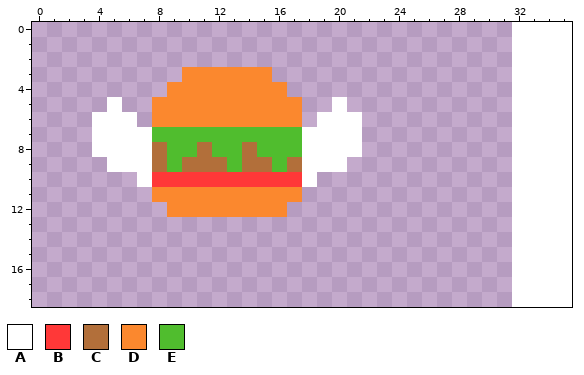
Pixel-art sprite, stored at assets/flappyburger.png. Above, as it was before the edit.
The file is 32x32 pixels. The old version is drawn lined up with the new one, on the new canvas.
Palette (. is transparent): A #ffffff  B #ff3838  C #b26f3a  D #fb882e  E #50bd2e
Pixels before, first column x 4:
 3 ......DDDDDD......
 4 .....DDDDDDDD.....
 5 .A..DDDDDDDDDD..A.
 6 AAA.DDDDDDDDDD.AAA
 7 AAAAEEEEEEEEEEAAAA
 8 AAAACEECEECEEEAAAA
 9 .AAACECCCECCECAAA.
10 ...ABBBBBBBBBBA...
11 ....DDDDDDDDDD....
12 .....DDDDDDDD.....
The result:
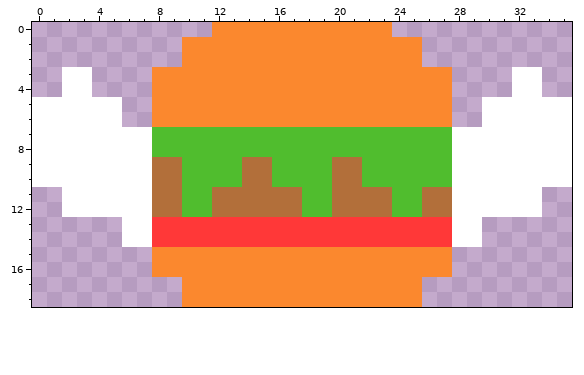
Difference:
canvas 32x32 -> 36x19, the old top-left corner now at 0,-6 (the part of the old canvas that was cut away was empty and is not shown)
The edit adds colour A in rows 3 to 4 at x 2 to 3 and 32 to 33; in row 5 at x 0 to 4 and 30 to 35; in row 6 at x 0 to 3 and 30 to 35; in rows 7 to 8 at x 0 to 3 and 28 to 35; in row 9 at x 0 to 4 and 28 to 35; in row 10 at x 0 to 6 and 28 to 35.
The edit adds colour A in rows 11 to 12 at x 2 to 7 and 28 to 33; in rows 13 to 14 at x 6 to 7 and 28 to 29.
The edit adds colour B in rows 13 to 14 at x 8 to 27.
The edit adds colour C in row 9 at x 21; in row 10 at x 20 to 21; in row 11 at x 20 to 23 and 26 to 27; in row 12 at x 8, 17, 20 to 23 and 26 to 27.
Colour A gives way to colour C in row 9 at x 20.
Colour B gives way to colour C in row 10 at x 8 to 9 and 14 to 15.
Colour D gives way to colour C in row 11 at x 8 to 9 and 12 to 17; in row 12 at x 9 and 12 to 16.
Colour E gives way to colour C in row 9 at x 9.
The edit adds colour D in row 0 at x 12 to 23; in rows 1 to 2 at x 10 to 25; in row 3 at x 8 to 9 and 16 to 27; in row 4 at x 8 and 17 to 27; in row 5 at x 18 to 19 and 21 to 27; in row 6 at x 18 and 22 to 27.
The edit adds colour D in rows 15 to 16 at x 8 to 27; in rows 17 to 18 at x 10 to 25.
Colour A gives way to colour D in row 5 at x 20; in row 6 at x 19 to 21.
The edit adds colour E in rows 7 to 9 at x 22 to 27; in row 10 at x 19 and 22 to 27; in rows 11 to 12 at x 18 to 19 and 24 to 25.
Colour A gives way to colour E in rows 7 to 8 at x 18 to 21; in row 9 at x 18 to 19; in row 10 at x 18.
Colour B gives way to colour E in row 10 at x 10 to 13 and 16 to 17.
Colour C gives way to colour E in row 8 at x 8, 11 and 14; in row 9 at x 10 to 12 and 17.
Colour D gives way to colour E in rows 11 to 12 at x 10 to 11.
Colour A is removed in row 6 at x 6.
Boxes around the changes in both pictures, in picture pixels (x1, y1, x2, y2):
changed: (32, 22, 572, 307)
